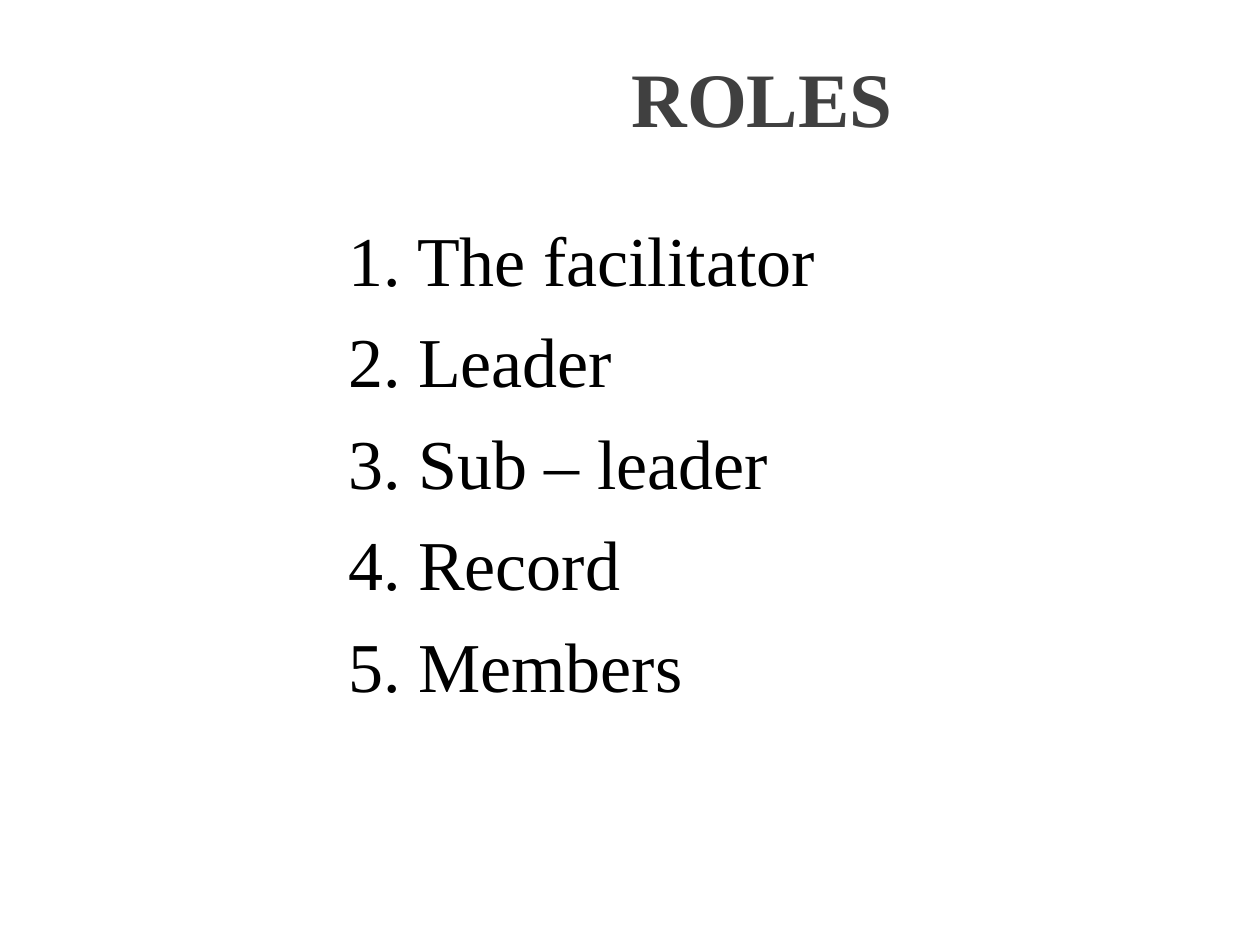
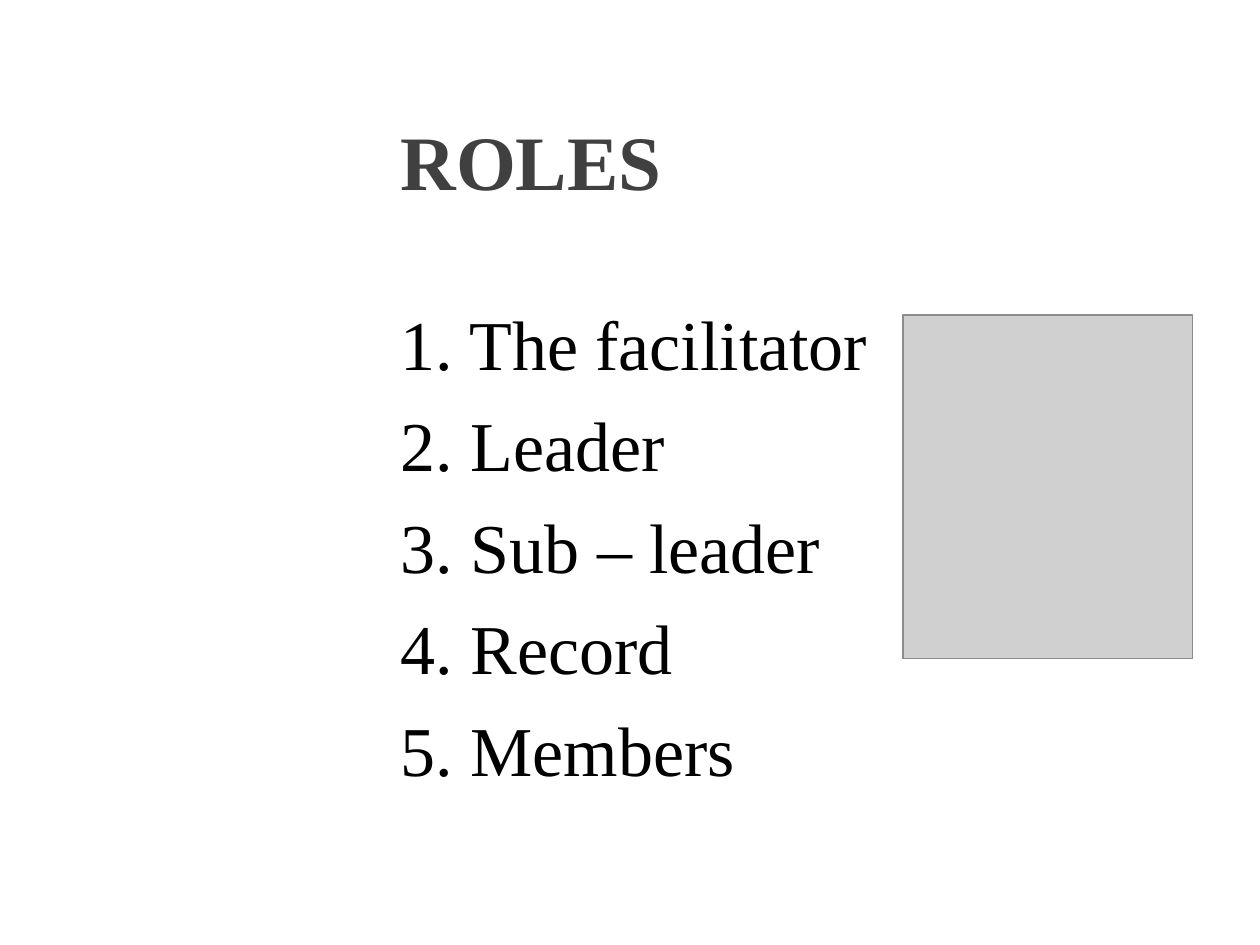
Before and after one commit to T138384/vlu-k15t1-team11, a slide deck: slide 5 of SMA - Software Measurement & Analysis/Asignment-01/K15T1-Team11-Team Assignment1/K15T1-Team11-Team Assignment1.ppt. Drawn at 1260x945 pixels with LibreOffice and Linux fonts; fonts in the diff are those of the drawing; grey boxes stand for pictures; background and template pictures are left out. Boxes give left, top, right and bottom in pixels: in the first picture for what was removed or moved away, otherwise in the second. Text is boxed around its words. In the diff, an @@ line names an element or a change of style, - is before the commit and + after.

```diff
--- a/SMA - Software Measurement & Analysis/Asignment-01/K15T1-Team11-Team Assignment1/K15T1-Team11-Team Assignment1.ppt
+++ b/SMA - Software Measurement & Analysis/Asignment-01/K15T1-Team11-Team Assignment1/K15T1-Team11-Team Assignment1.ppt
@@ title "ROLES": place and size @@
-title "ROLES" at <box>631,76,892,128</box>
+title "ROLES" at <box>400,139,661,191</box>
@@ text "1. The facilitator": place and size @@
-text "1. The facilitator" at <box>348,236,814,693</box>
+text "1. The facilitator" at <box>401,320,867,777</box>
@@ picture added at <box>903,315,1193,658</box> @@
```
Also in this commit, not shown: 9 other slides changed, 1 slide added, 1 slide removed, 2 other files.
